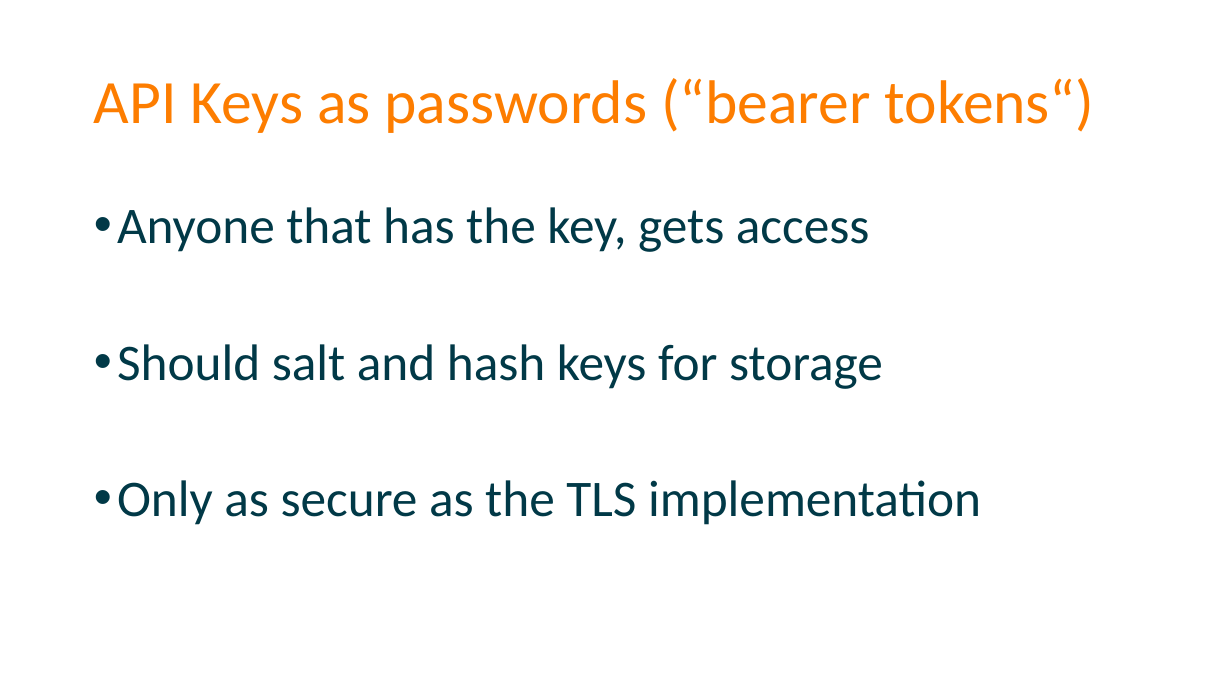
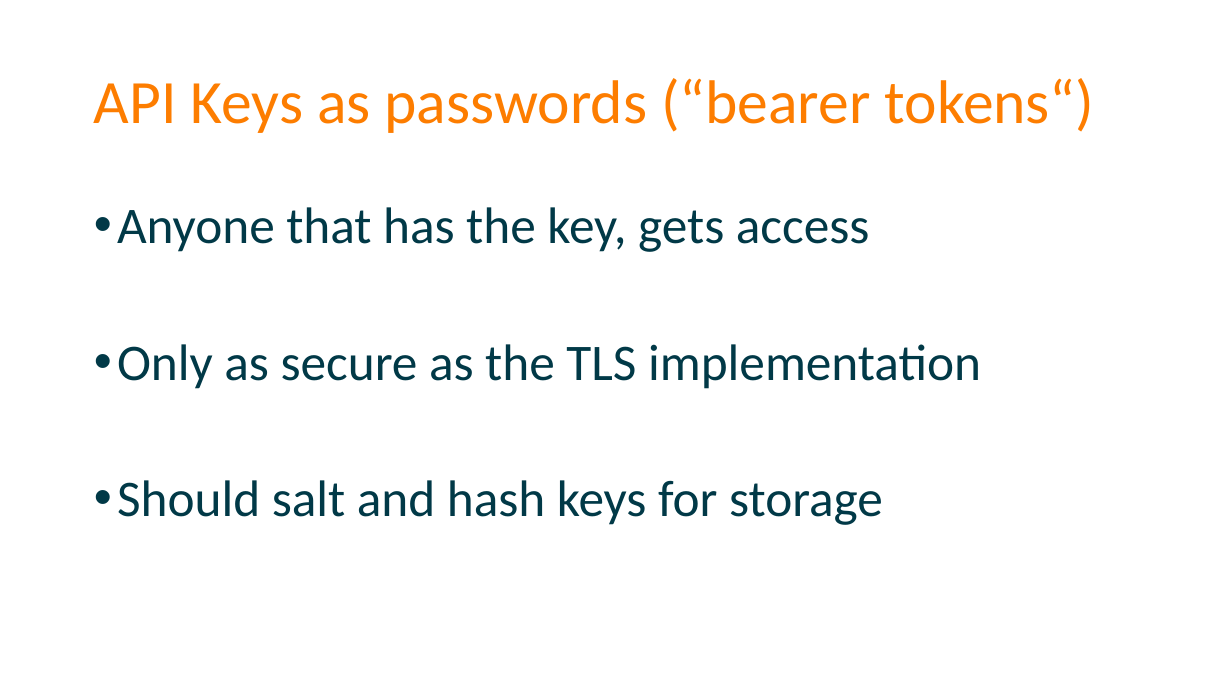
Before and after one commit to spetryjohnson/Securing-Your-API-Endpoints---StirTrek-2016, a slide deck: slide 30 of Securing Your API Endpoints - CodeMash 2016.pptx. Drawn at 1232x693 pixels with LibreOffice and Linux fonts; fonts in the diff are those of the drawing. Boxes give left, top, right and bottom in pixels: in the first picture for what was removed or moved away, otherwise in the second. Text is boxed around its words. In the diff, an @@ line names an element or a change of style, - is before the commit and + after.

```diff
--- a/Securing Your API Endpoints - CodeMash 2016.pptx
+++ b/Securing Your API Endpoints - CodeMash 2016.pptx
@@ text at (117, 344, 981, 389): paragraph added @@
+• Only as secure as the TLS implementation
@@ text at (117, 480, 981, 525): paragraph removed @@
-• Only as secure as the TLS implementation
```
Also in this commit, not shown: 1 other slide changed, 2 other files.
